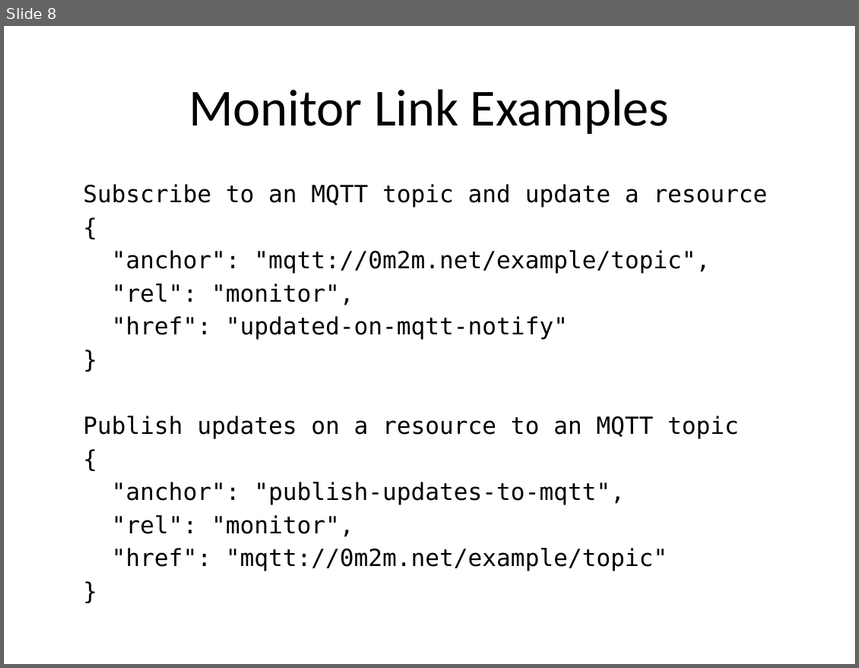
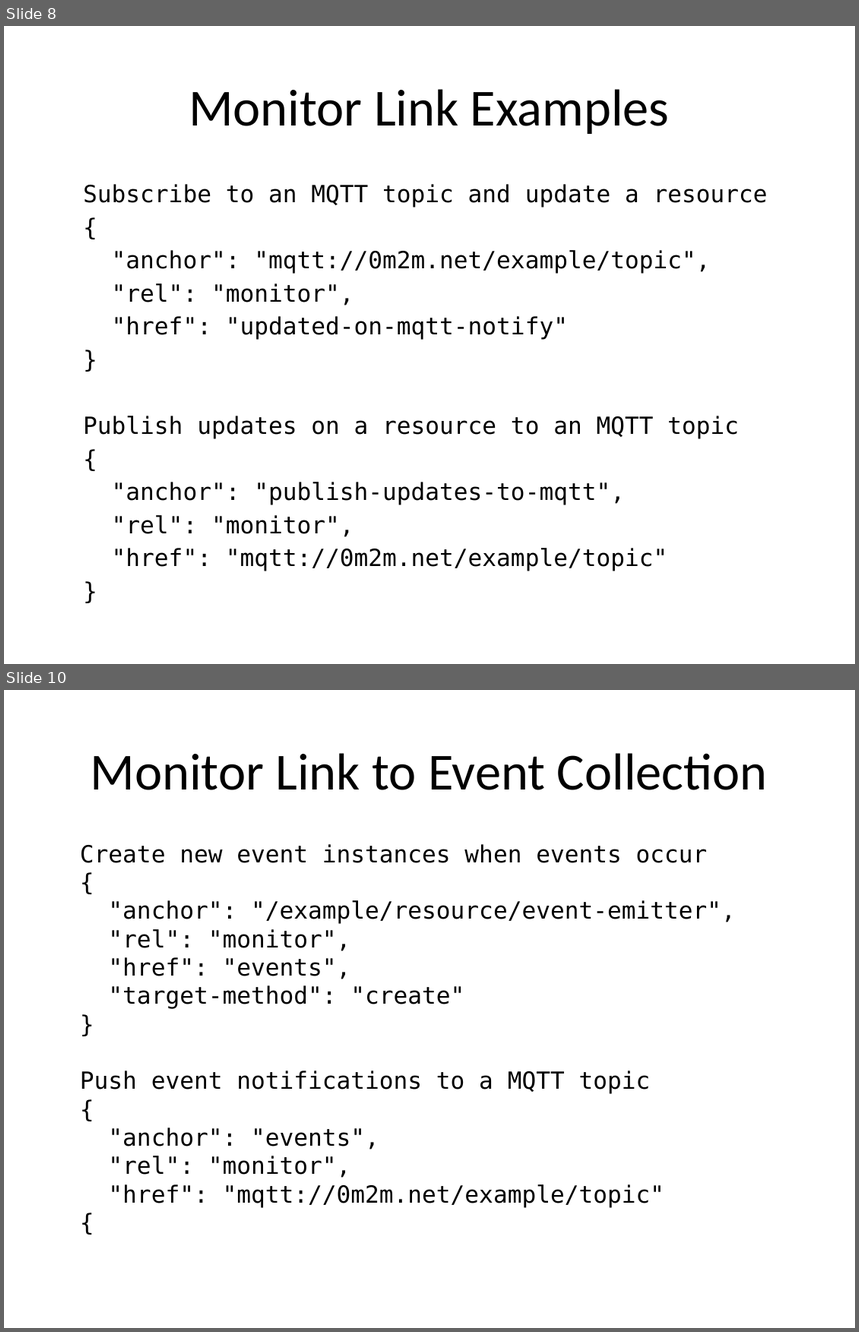
Before and after one commit to connectIOT/iotivity-servient, a slide deck: docs/RESTful Notification.pptx. Shown one above the other, each under a label of ours: slide 8 before the commit, slides 8 and 10 after it; the slides between them are not shown. The pictures are 859x668 and 859x1332 pixels, drawn with LibreOffice and Linux fonts; fonts in the diff are those of the drawing. Boxes give left, top, right and bottom in pixels: in the first picture for what was removed or moved away, otherwise in the second. Text is boxed around its words. In the diff, an @@ line names an element or a change of style, - is before the commit and + after.

Commit message:
update RESTful notification slides

```diff
--- a/docs/RESTful Notification.pptx
+++ b/docs/RESTful Notification.pptx
@@ slide 10 added at (4, 690, 855, 1328), background #FFFFFF @@
@@ title added at (91, 753, 768, 790), 44 pt, text #000000 @@
+Monitor Link to Event Collection
@@ text added at (80, 844, 736, 1208), 20 pt, text #000000 @@
+Create new event instances when events occur
+{
+"anchor": "/example/resource/event-emitter",
+"rel": "monitor",
+"href": "events",
+"target-method": "create"
+}
+Push event notifications to a MQTT topic
+{
+"anchor": "events",
+"rel": "monitor",
+"href": "mqtt://0m2m.net/example/topic"
+{
```
Also in this commit, not shown: 1 slide changed.
